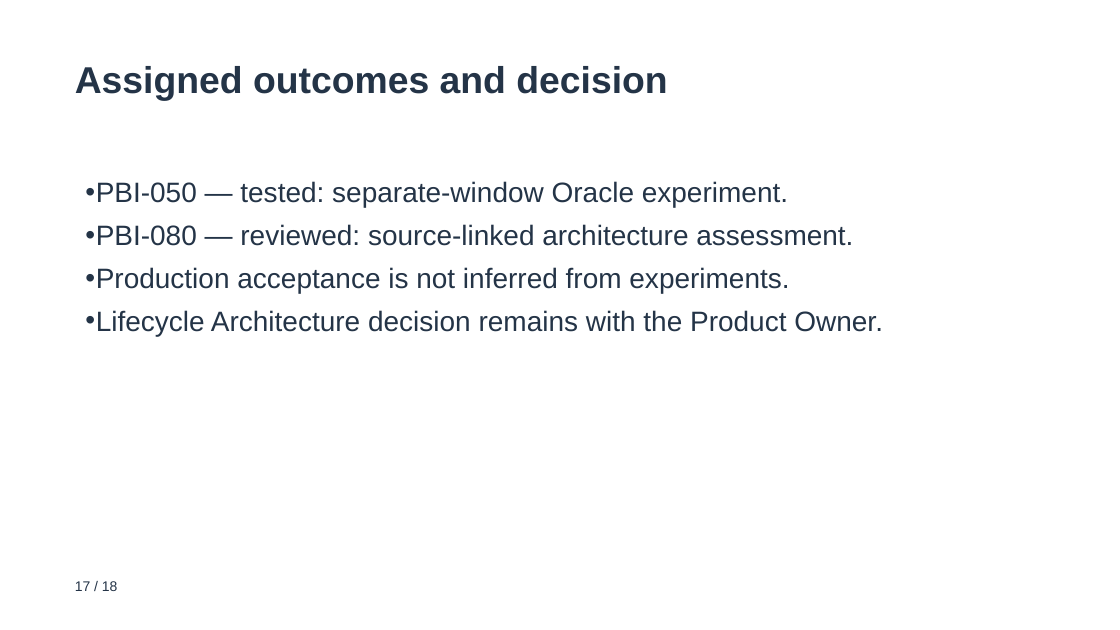
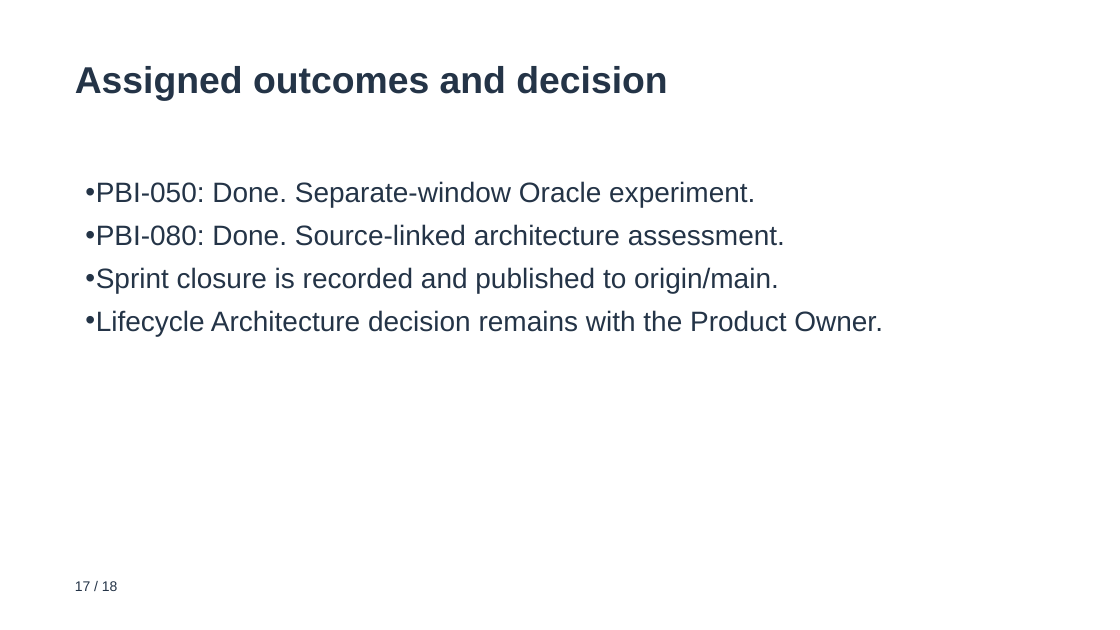
Before and after one commit to rstyczynski/APEX_CICD, a slide deck: slide 17 of progress/E.14/sprint_E.14_increment_demo.pptx. Drawn at 1120x630 pixels with LibreOffice and Linux fonts; fonts in the diff are those of the drawing. Boxes give left, top, right and bottom in pixels: in the first picture for what was removed or moved away, otherwise in the second. Text is boxed around its words. In the diff, an @@ line names an element or a change of style, - is before the commit and + after.

Commit message:
docs: (E.14) reconcile closure documentation and presentation

```diff
--- a/progress/E.14/sprint_E.14_increment_demo.pptx
+++ b/progress/E.14/sprint_E.14_increment_demo.pptx
@@ text at (85,181,785,294): text changed @@
-• PBI-050 — tested: separate-window Oracle experiment.
-• PBI-080 — reviewed: source-linked architecture assessment.
-• Production acceptance is not inferred from experiments.
+• PBI-050: Done. Separate-window Oracle experiment.
+• PBI-080: Done. Source-linked architecture assessment.
+• Sprint closure is recorded and published to origin/main.
```
Also in this commit, not shown: 24 other files.
